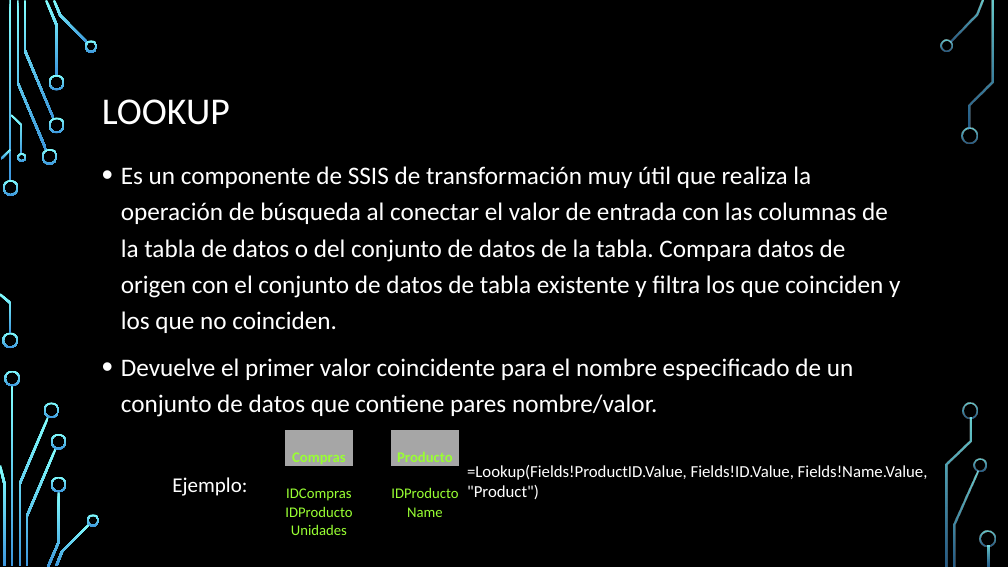
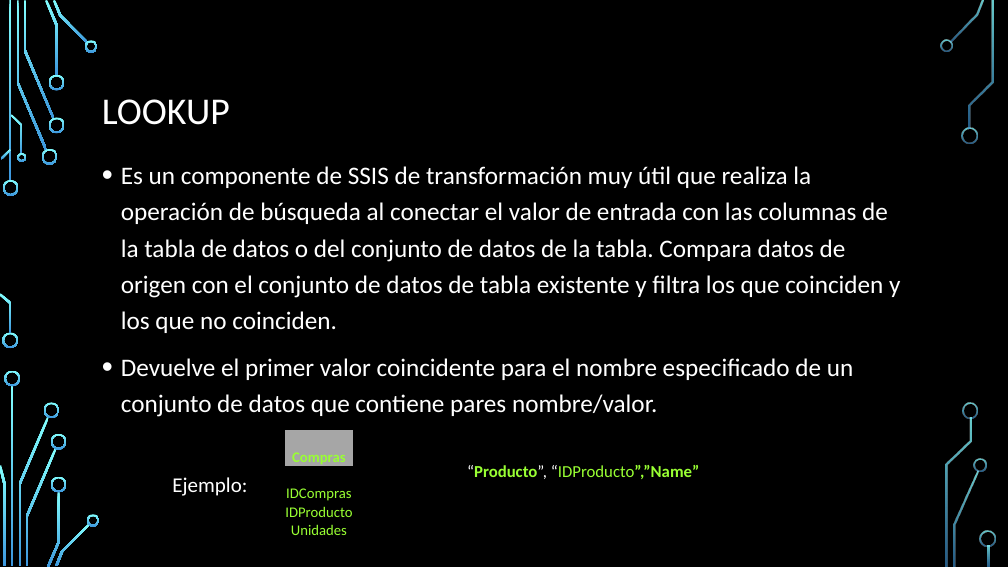
Before and after one commit to ZiraelS/Presentacion_Pivot_Unpivot_Lookup, a slide deck: slide 6 of PIVOT-UNPIVOT-LOOKUP.pptx (slide 5 before the commit). Drawn at 1008x567 pixels with LibreOffice and Linux fonts; fonts in the diff are those of the drawing; background and template pictures are left out. Boxes give left, top, right and bottom in pixels: in the first picture for what was removed or moved away, otherwise in the second. Text is boxed around its words. In the diff, an @@ line names an element or a change of style, - is before the commit and + after.

```diff
--- a/PIVOT-UNPIVOT-LOOKUP.pptx
+++ b/PIVOT-UNPIVOT-LOOKUP.pptx
@@ table removed at box(390, 430, 460, 522), 3 rows, 1 columns @@
-Producto
-IDProducto
-Name
@@ text at box(467, 465, 700, 479): text changed; text colour #FFFFFF to #99FF33; bold on @@
-=Lookup(Fields!ProductID.Value, Fields!ID.Value, Fields!Name.Value, "Product")
+“Producto”, “IDProducto”,”Name”
```
Also in this commit, not shown: 2 other slides changed, 1 slide added, 3 other files.
